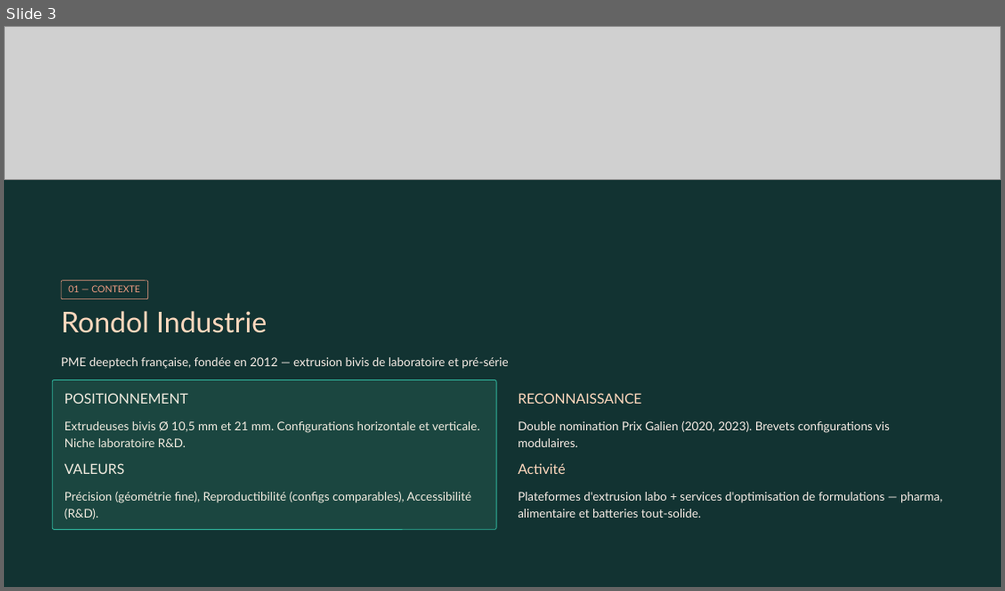
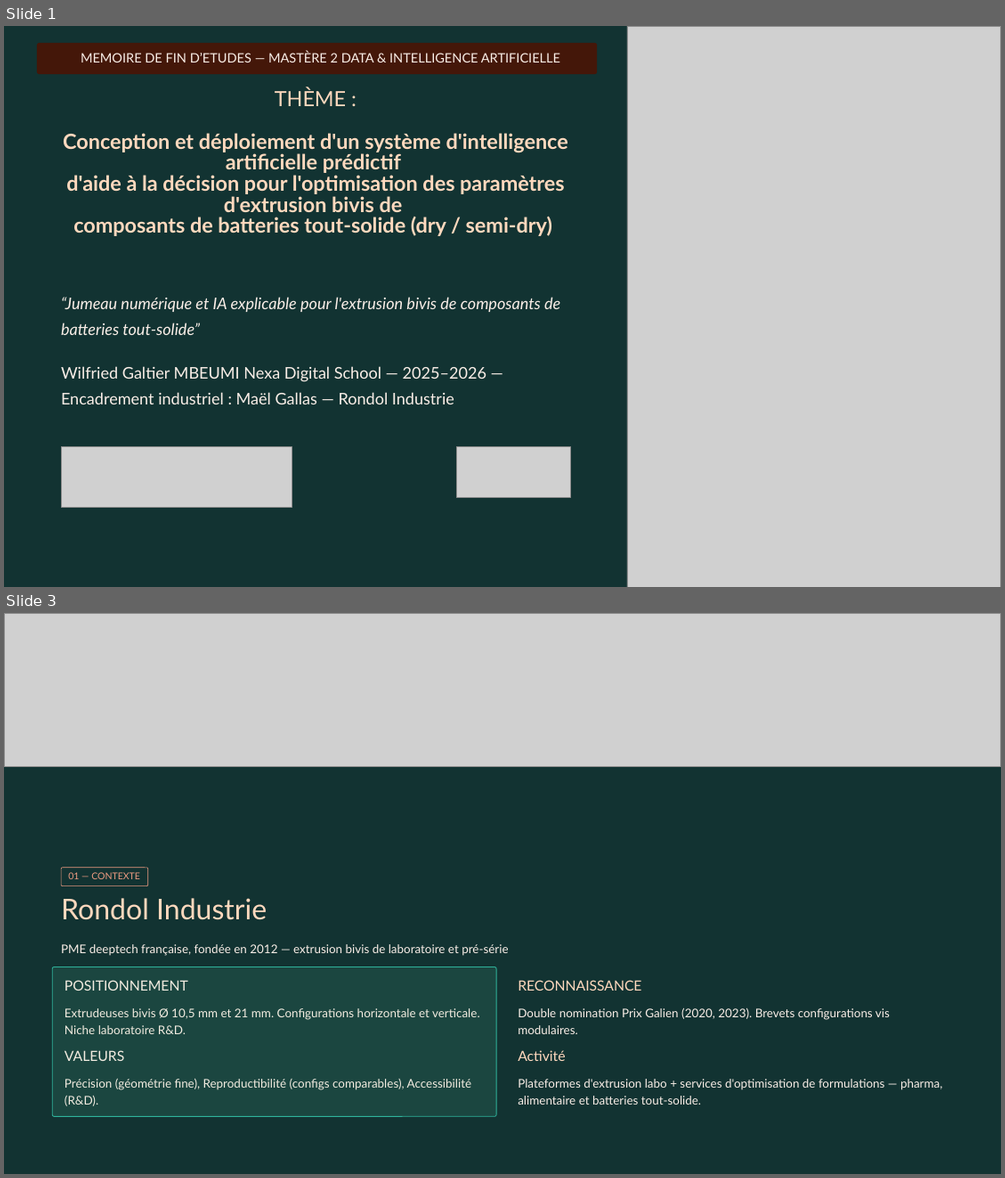
Before and after one commit to wilfried-mbeumi/rondol-process-supervision-demo, a slide deck: reports/soutenance/MBEUMI_Wilfried_PREZ_corrige.pptx. Shown one above the other, each under a label of ours: slide 3 before the commit, slides 1 and 3 after it; the slides between them are not shown. The pictures are 1005x591 and 1005x1178 pixels, drawn with LibreOffice and Linux fonts; fonts in the diff are those of the drawing; grey boxes stand for pictures. Boxes give left, top, right and bottom in pixels: in the first picture for what was removed or moved away, otherwise in the second. Text is boxed around its words. In the diff, an @@ line names an element or a change of style, - is before the commit and + after.

```diff
--- a/reports/soutenance/MBEUMI_Wilfried_PREZ_corrige.pptx
+++ b/reports/soutenance/MBEUMI_Wilfried_PREZ_corrige.pptx
@@ slide 1 added at (4,26,1001,587), background #000000; not listed: 1 template element that a slide beside it also shows @@
@@ rounded rectangle added at (37,43,597,75), fill #441709 @@
@@ text added at (81,51,560,62), 12.5 pt, text #F9EEE7 @@
+MEMOIRE DE FIN D’ETUDES — MASTÈRE 2 DATA & INTELLIGENCE ARTIFICIELLE
@@ picture added at (627,26,1001,587) @@
@@ text added at (63,88,568,236), 20.1 pt, text #FFD9BE, bold @@
+THÈME :
+Conception et déploiement d'un système d'intelligence artificielle prédictif
+d'aide à la décision pour l'optimisation des paramètres d'extrusion bivis de
+composants de batteries tout-solide (dry / semi-dry)
@@ text added at (61,297,560,404), 15.5 pt, text #F9EEE7 @@
+“Jumeau numérique et IA explicable pour l'extrusion bivis de composants de batteries tout-solide”
+Wilfried Galtier MBEUMI Nexa Digital School — 2025–2026 — Encadrement industriel : Maël Gallas — Rondol Industrie
@@ picture added at (61,447,291,507) @@
@@ picture added at (456,447,570,498) @@
```
Also in this commit, not shown: 2 other slides added, 3 slides removed, 1 other file.
